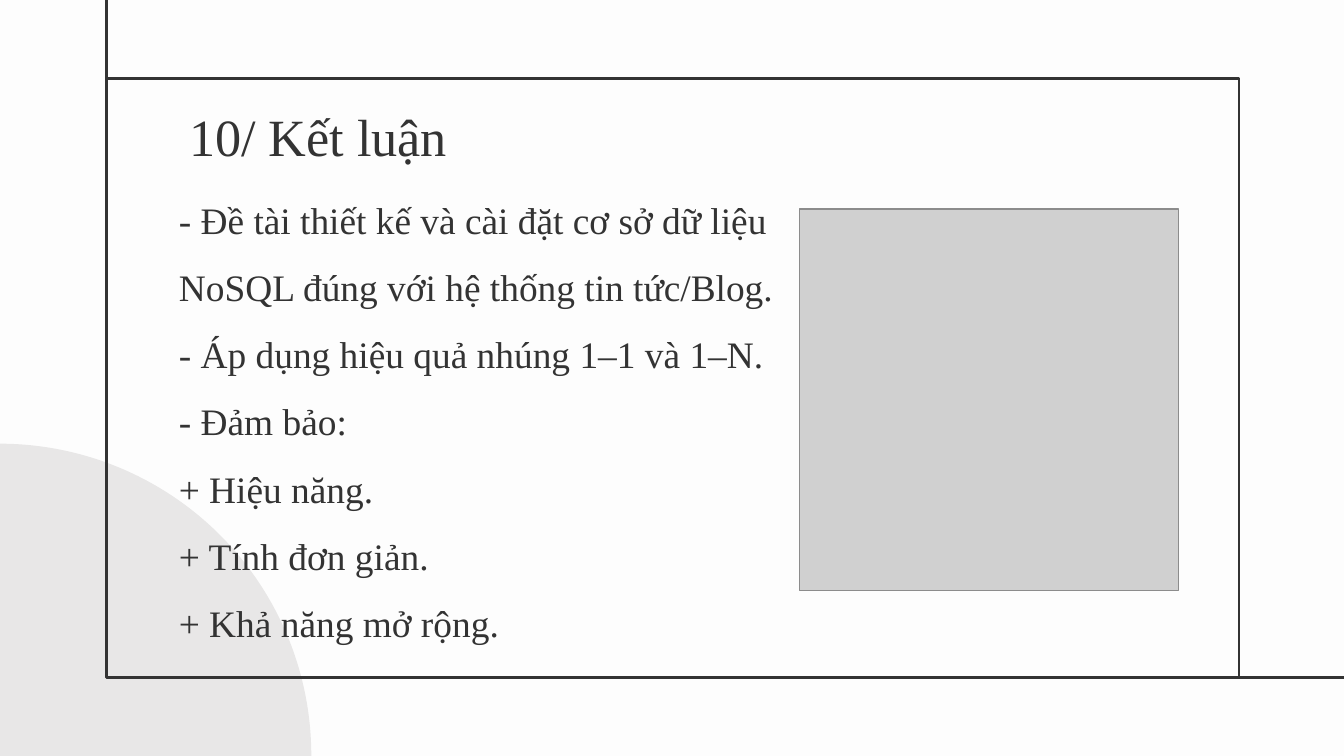
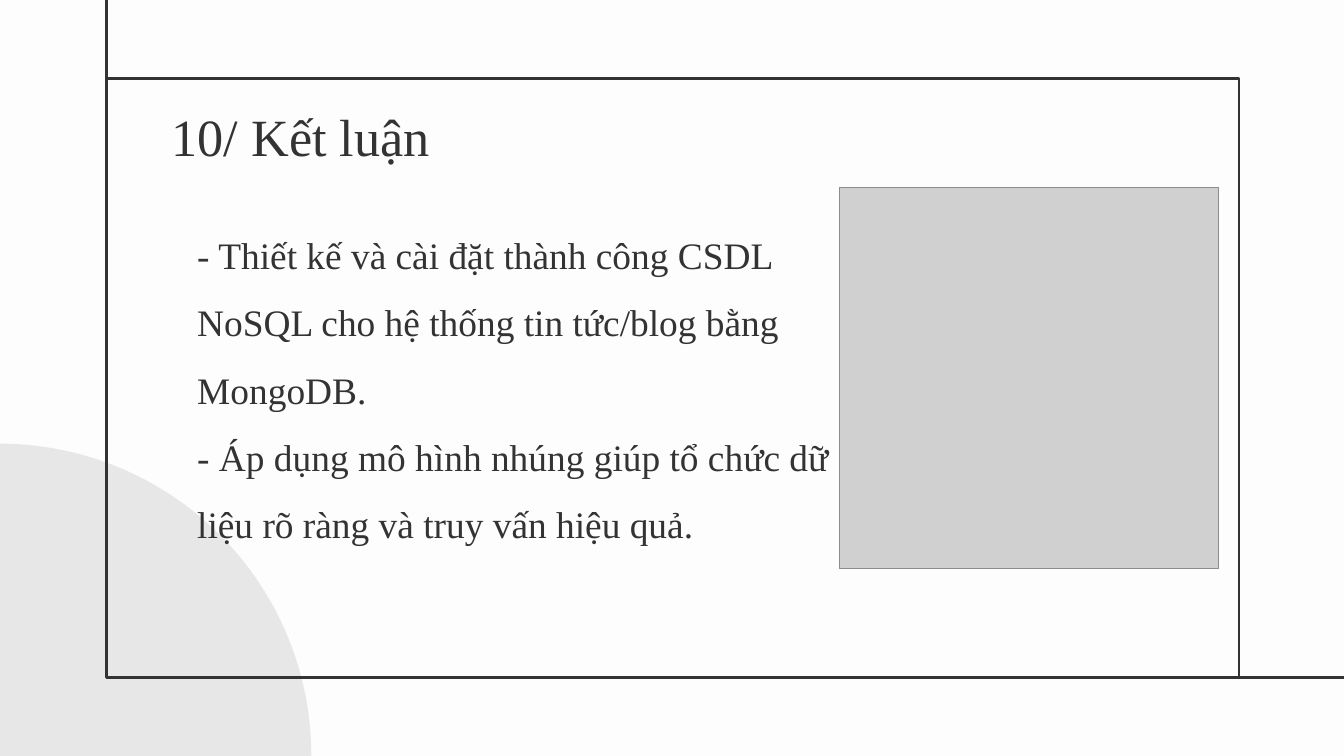
Before and after one commit to tannguyen2k5/csn-da23tta-nguyenduytan-newsblog-mongodb, a slide deck: slide 13 of thesis/abs/slide_thuyet_trinh.pptx. Drawn at 1344x756 pixels with LibreOffice and Linux fonts; fonts in the diff are those of the drawing; grey boxes stand for pictures. Boxes give left, top, right and bottom in pixels: in the first picture for what was removed or moved away, otherwise in the second. Text is boxed around its words. In the diff, an @@ line names an element or a change of style, - is before the commit and + after.

```diff
--- a/thesis/abs/slide_thuyet_trinh.pptx
+++ b/thesis/abs/slide_thuyet_trinh.pptx
@@ subtitle "10/ Kết luận": place and size @@
-subtitle "10/ Kết luận" at box(189, 118, 447, 165)
+subtitle "10/ Kết luận" at box(172, 118, 430, 165)
@@ title removed at box(179, 207, 773, 644) @@
-- Đề tài thiết kế và cài đặt cơ sở dữ liệu NoSQL đúng với hệ thống tin tức/Blog.
-- Áp dụng hiệu quả nhúng 1–1 và 1–N.
-- Đảm bảo:
-+ Hiệu năng.
-+ Tính đơn giản.
-+ Khả năng mở rộng.
@@ picture: place and size @@
-picture at box(800, 208, 1179, 590)
+picture at box(840, 187, 1219, 569)
@@ text added at box(197, 242, 828, 545), 20 pt, text #333333 @@
+- Thiết kế và cài đặt thành công CSDL NoSQL cho hệ thống tin tức/blog bằng MongoDB.
+- Áp dụng mô hình nhúng giúp tổ chức dữ liệu rõ ràng và truy vấn hiệu quả.
```
Also in this commit, not shown: 10 other slides changed.
